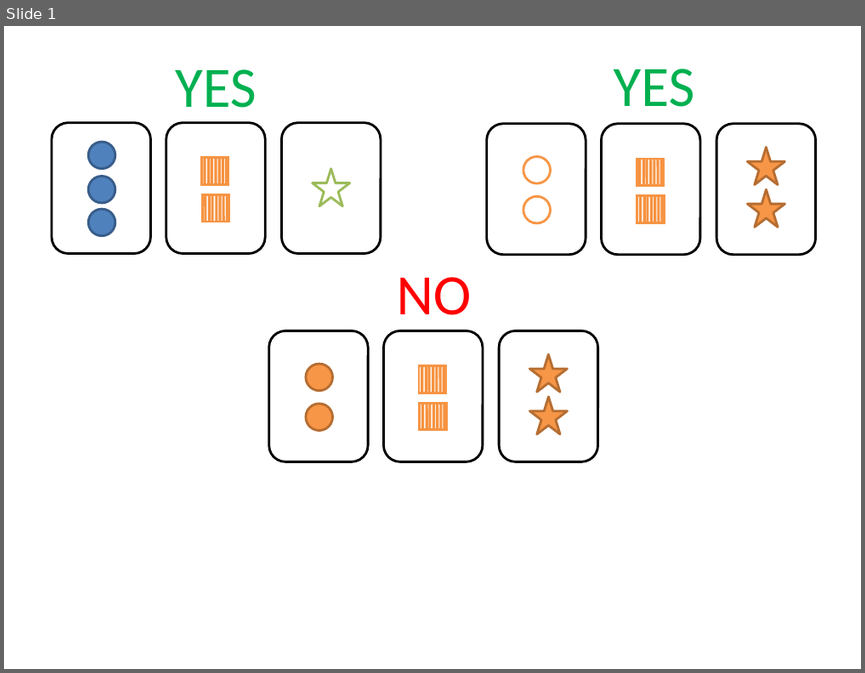
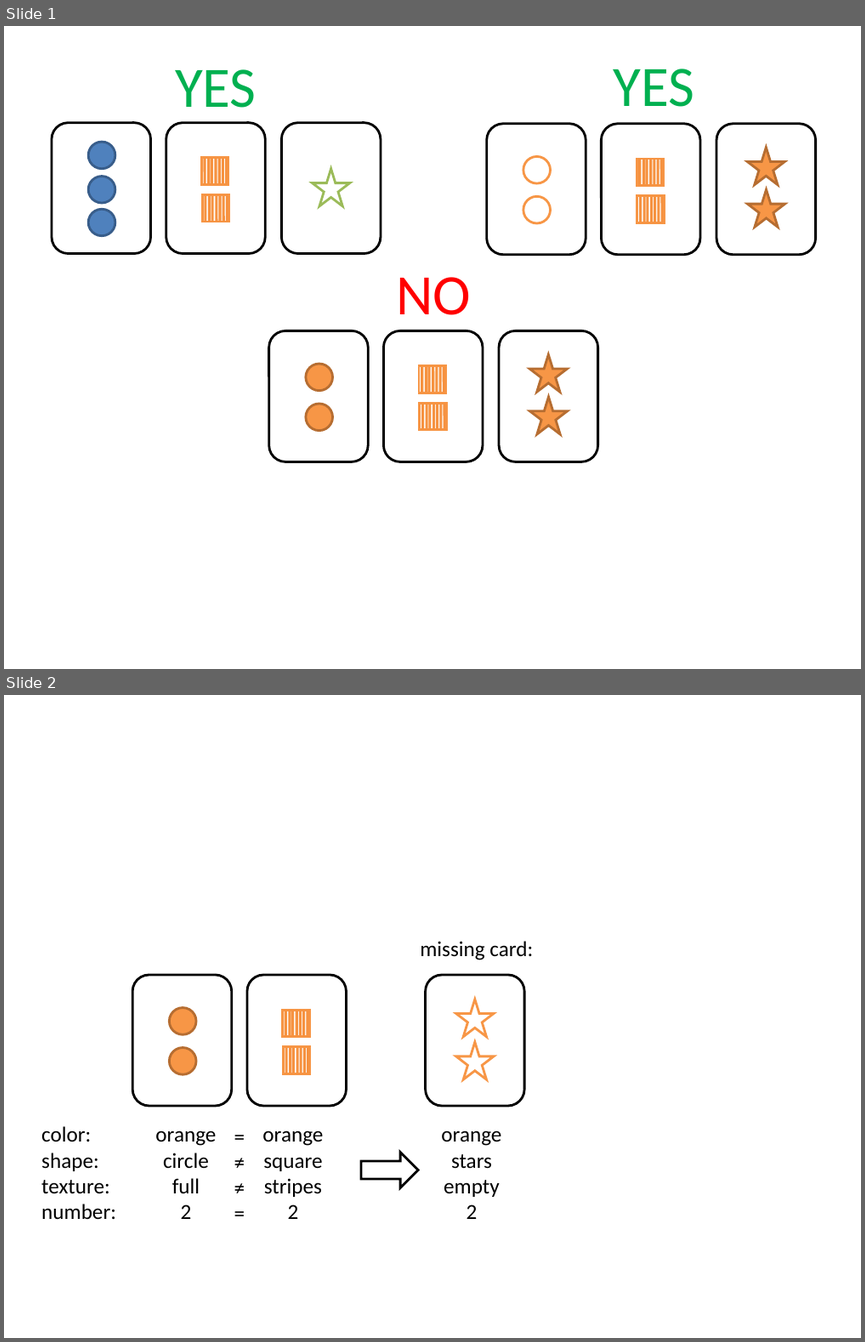
Before and after one commit to pberkes/masterbaboon, a slide deck: projects/setgame/figures.ppt. Shown one above the other, each under a label of ours: slide 1 before the commit, slides 1 and 2 after it. The pictures are 865x673 and 865x1342 pixels, drawn with LibreOffice and Linux fonts; fonts in the diff are those of the drawing. Boxes give left, top, right and bottom in pixels: in the first picture for what was removed or moved away, otherwise in the second. Text is boxed around its words. In the diff, an @@ line names an element or a change of style, - is before the commit and + after.

```diff
--- a/projects/setgame/figures.ppt
+++ b/projects/setgame/figures.ppt
@@ slide 2 added at box(4, 695, 861, 1338), background #FFFFFF @@
@@ text added at box(420, 941, 533, 960), 18 pt, text #000000 @@
+missing card:
@@ freeform shape added at box(426, 975, 525, 1106), fill #FFFFFF, outline #000000 2.01 pt @@
@@ freeform shape added at box(456, 999, 494, 1037), fill #FFFFFF, outline #F79646 2.01 pt @@
@@ group added at box(132, 975, 347, 1106): 14 lines, 2 freeform shapes, 2 ellipses, 2 rectangles @@
@@ freeform shape added at box(456, 1042, 494, 1080), fill #FFFFFF, outline #F79646 2.01 pt @@
@@ text added at box(41, 1126, 116, 1219), 18 pt, text #000000 @@
+color:
+shape:
+texture:
+number:
@@ text added at box(226, 1118, 253, 1230), 18 pt, text #000000 @@
+=
+≠
+≠
+=
@@ text added at box(155, 1130, 216, 1219), 18 pt, text #000000 @@
+orange
+circle
+full
+2
@@ text added at box(262, 1130, 323, 1219), 18 pt, text #000000 @@
+orange
+square
+stripes
+2
@@ right arrow added at box(361, 1151, 419, 1188), fill #FFFFFF, outline #000000 2.01 pt @@
@@ text added at box(441, 1130, 501, 1219), 18 pt, text #000000 @@
+orange
+stars
+empty
+2
@@ slide 1 changed as well @@
@@ outline redrawn in 9 elements at box(166, 123, 265, 254), box(313, 168, 350, 206), box(602, 124, 701, 255), box(747, 147, 784, 184), box(384, 331, 483, 462), box(529, 354, 567, 392), box(530, 396, 568, 434), box(748, 190, 785, 227), box(499, 331, 598, 462) @@
```
Also in this commit, not shown: 1 other file.
